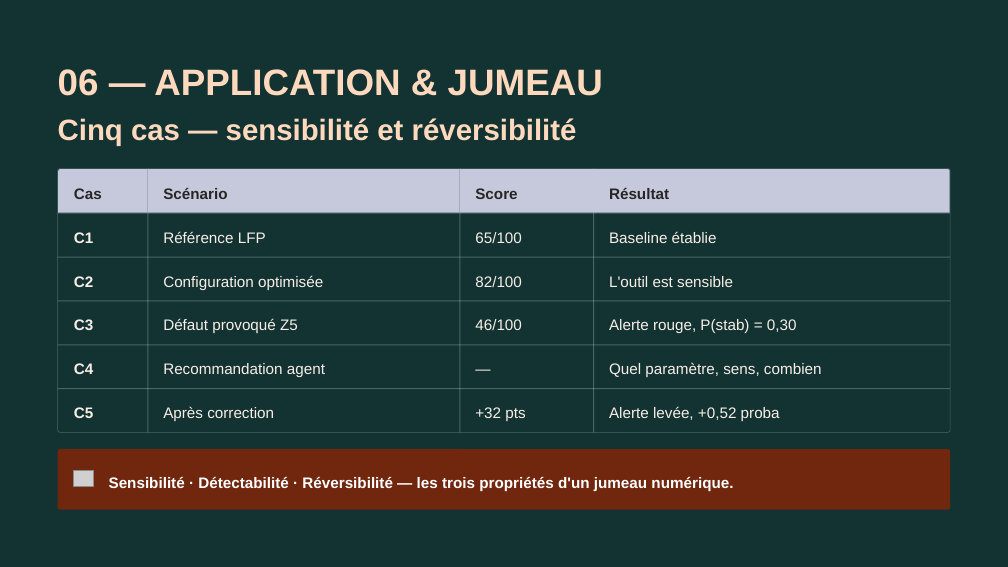
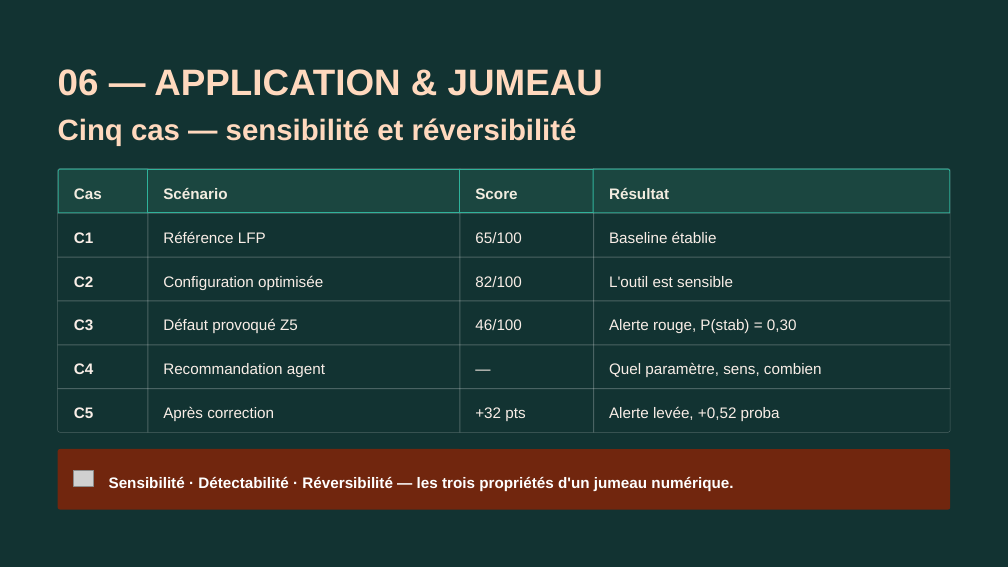
Before and after one commit to wilfried-mbeumi/rondol-process-supervision-demo, a slide deck: slide 23 of reports/soutenance/MBEUMI_Wilfried_PREZ_corrige.pptx. Drawn at 1008x567 pixels with LibreOffice and Linux fonts; fonts in the diff are those of the drawing; grey boxes stand for pictures; background and template pictures are left out. Boxes give left, top, right and bottom in pixels: in the first picture for what was removed or moved away, otherwise in the second. Text is boxed around its words. In the diff, an @@ line names an element or a change of style, - is before the commit and + after.

```diff
--- a/reports/soutenance/MBEUMI_Wilfried_PREZ_corrige.pptx
+++ b/reports/soutenance/MBEUMI_Wilfried_PREZ_corrige.pptx
@@ fill #C6C9DC to #1B4640; outline none to #2FB39B 0.75 pt in 4 elements at bbox=[58, 169, 147, 213], bbox=[147, 169, 460, 213], bbox=[460, 169, 594, 213], bbox=[594, 169, 951, 213] @@
@@ text colour #272525 to #F2ECE0 in 4 elements at bbox=[74, 188, 102, 199], bbox=[163, 188, 227, 199], bbox=[475, 188, 517, 199], bbox=[609, 188, 669, 199] @@
```
Also in this commit, not shown: 5 other slides changed, 6 other files.
